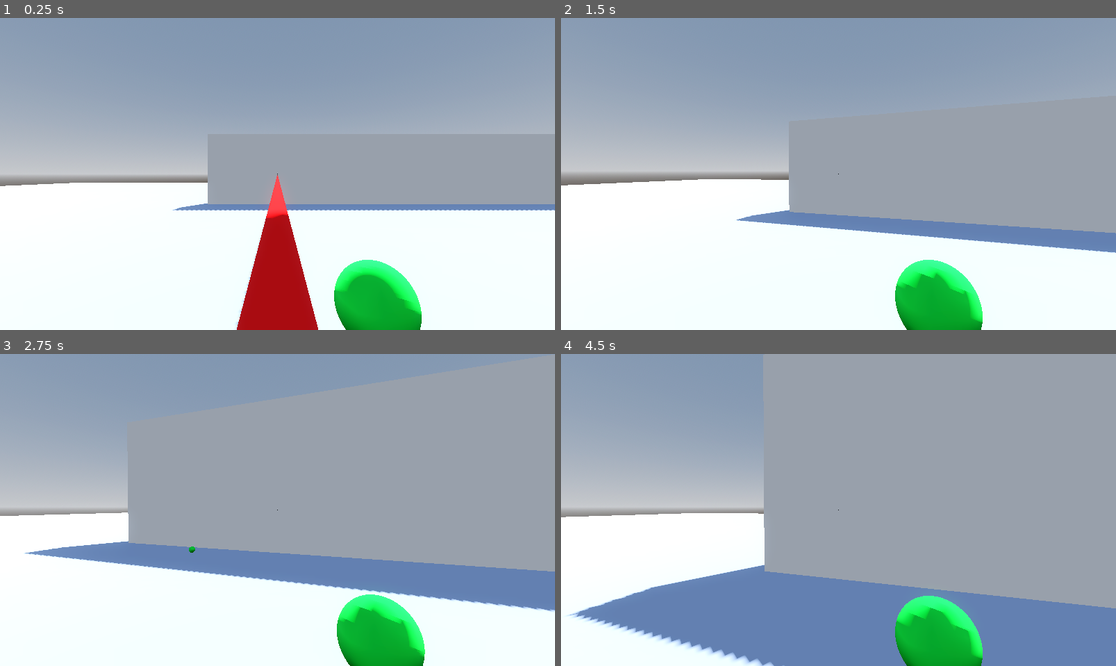
Above: before the commit, frames 1-4 (two rows, left to right).
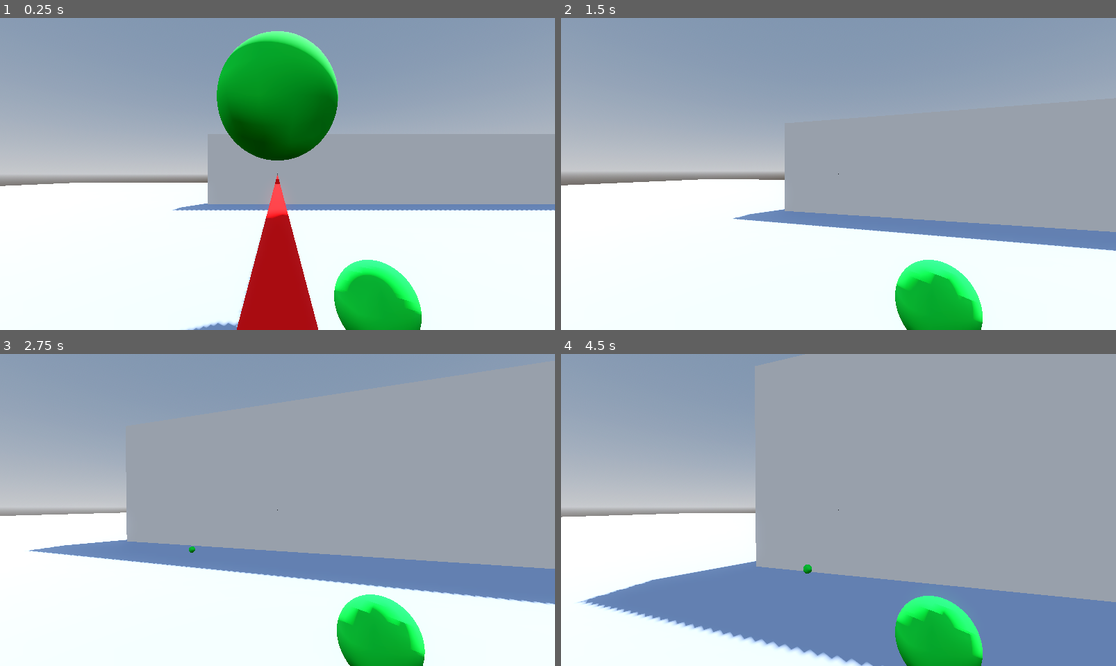
Above: after the commit, the same moments.

Repository: Thorneel/RealTimeAutostereogram
Game: Godot game, scene res://Scenes/TestEnvironment/test_environment.tscn
Two runs of this game, one before a commit and one after it. Both use one fixed random seed, a clock stepped at 60 frames per second and the inputs below.
Inputs (mouse positions are in pixels of both pictures, inside the frame that each line leads up to):
- Up to frame 1 (0.25 s): no input
- Up to frame 2 (1.5 s): tap Enter (toggle_screen_in_autostereogram) at 0.5 s; move the mouse to (866, 174) at 0.52 s; hold W (forwards) from 0.53 s (still down); tap Q (laser) at 0.6 s; tap Space (jump) at 0.77 s; move the mouse to (810, 174) at 1.27 s; right-click (810, 174) at 1.35 s
- Up to frame 3 (2.75 s): tap Space (jump) at 1.52 s; move the mouse to (333, 441) at 2.02 s; release W (forwards) at 2.03 s; hold D (right) from 2.03 s (still down); click (333, 441) at 2.1 s
- Up to frame 4 (4.5 s): move the mouse to (810, 572) at 2.77 s; release D (right) at 2.78 s; hold W (forwards) 2.78-3.53 s; tap Backspace (toggle_autostereogram) at 2.85 s; tap Space (jump) at 3.02, 3.77 s; move the mouse to (1005, 556) at 3.52 s; hold A (left) from 3.53 s (still down); tap Enter (toggle_screen_in_autostereogram) at 3.6 s; move the mouse to (672, 463) at 4.27 s; tap E (use) at 4.35 s

The runs differ from the first frame. In frame 1, 7.3% of the frame differs, in the area x 33-61%, y 4-100%; in frame 2, 1.0%; in frame 3, 2.5%; in frame 4, 5.4%.

Commit message:
Added a large ball to the test environment for testing

Diff:
--- a/Scenes/Ball/ball.gd
+++ b/Scenes/Ball/ball.gd
@@ -3,6 +3,7 @@
 
 
 @onready var collision_shape:CollisionShape3D = $CollisionShape3D
+@onready var mesh:MeshInstance3D = $MeshInstance3D
 
 
 # Called when the node enters the scene tree for the first time.
@@ -11,13 +12,20 @@
 
 
 # Called every frame. 'delta' is the elapsed time since the previous frame.
-func _process(delta):
+func _process(_delta):
 	pass
+
+
+func set_radius(radius:float):
+	collision_shape.shape.radius = radius
+	mesh.mesh.radius = radius
+	mesh.mesh.height = radius * 2.
 
 
 func toggle_physics():
 	collision_shape.disabled = !collision_shape.disabled
 
+
 func throw(force:float):
 	var throw_vector:Vector3 = global_transform.basis.z * -1. * force
 
--- a/Scenes/BoxTerrainBlock/box_terrain_block.gd
+++ b/Scenes/BoxTerrainBlock/box_terrain_block.gd
@@ -11,5 +11,5 @@
 
 
 # Called every frame. 'delta' is the elapsed time since the previous frame.
-func _process(delta):
+func _process(_delta):
 	pass
--- a/Scenes/TestEnvironment/test_environment.gd
+++ b/Scenes/TestEnvironment/test_environment.gd
@@ -1,4 +1,6 @@
 extends Node3D
+
+@onready var ball:ThrowingBall = $Ball
 
 
 func _unhandled_input(_event):
@@ -8,6 +10,8 @@
 
 # Called when the node enters the scene tree for the first time.
 func _ready():
+	ball.set_radius(1.)
+	ball.set_mass(100.)
 	pass # Replace with function body.
 
 
--- a/Scenes/TestEnvironment/test_environment.tscn
+++ b/Scenes/TestEnvironment/test_environment.tscn
@@ -1,8 +1,9 @@
-[gd_scene load_steps=23 format=3 uid="uid://bqq4rpleyxb6l"]
+[gd_scene load_steps=24 format=3 uid="uid://bqq4rpleyxb6l"]
 
 [ext_resource type="Script" path="res://Scenes/TestEnvironment/test_environment.gd" id="1_jwqji"]
 [ext_resource type="PackedScene" uid="uid://dmp03r3e0fha3" path="res://Scenes/Player/player.tscn" id="1_tss0b"]
 [ext_resource type="PackedScene" uid="uid://b27edeau1d236" path="res://Scenes/BoxTerrainBlock/box_terrain_block.tscn" id="2_jgjud"]
+[ext_resource type="PackedScene" uid="uid://dwrc3pcai0kgo" path="res://Scenes/Ball/ball.tscn" id="4_dyomf"]
 
 [sub_resource type="ProceduralSkyMaterial" id="ProceduralSkyMaterial_lfk46"]
 sky_horizon_color = Color(0.64625, 0.65575, 0.67075, 1)
@@ -131,8 +132,11 @@
 
 [node name="PlatformRampBlock" parent="WorldMeshes" instance=ExtResource("2_jgjud")]
 transform = Transform3D(1, 0, 0, 0, 1, 0, 0, 0, 1, 0, 2, 16)
-mesh = SubResource("BoxMesh_vhruh")
+mesh = SubResource("BoxMesh_xcx2a")
 skeleton = NodePath("")
 
 [node name="Player" parent="." instance=ExtResource("1_tss0b")]
 transform = Transform3D(1, 0, 0, 0, 1, 0, 0, 0, 1, 0, 2, 0)
+
+[node name="Ball" parent="." instance=ExtResource("4_dyomf")]
+transform = Transform3D(1, 0, 0, 0, 1, 0, 0, 0, 1, 0, 3.68958, -3.49152)
Not shown: 7 places in Scenes/TestEnvironment/test_environment.tscn that only renumber resources
